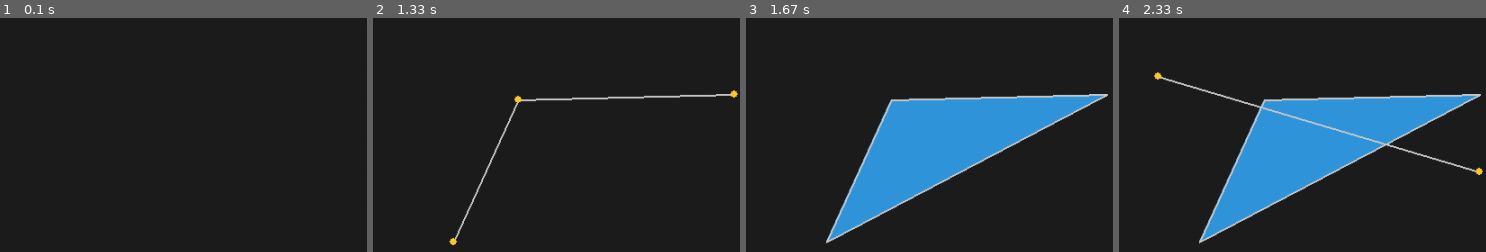
Above: before the commit, frames 1-4 (left to right).
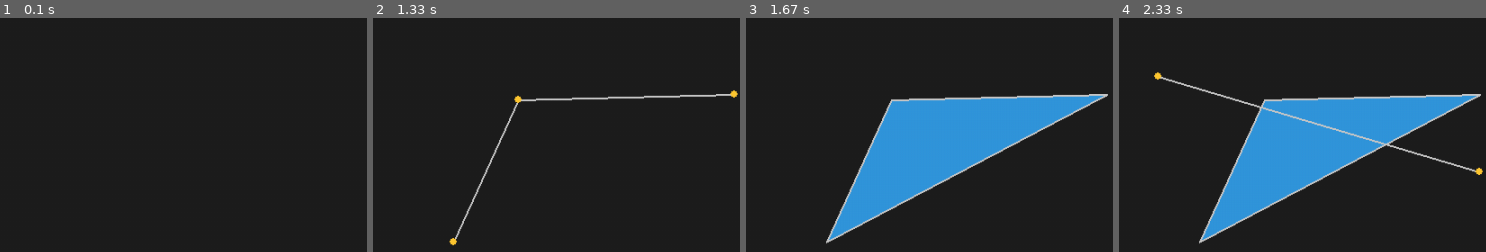
Above: after the commit, the same moments.

Repository: arkenidar/pygame-polygons
Game: pygame game, started from polygon_draw.py
Same seed, same stepped clock (60 frames per second), same inputs: the game is played once before the commit and once after it.
Inputs (mouse positions are % of the whole screen's width and height, from its top left):
- Up to frame 1 (0.1 s): no input
- Up to frame 2 (1.33 s): click (61, 66) at 0.38 s; click (31, 67) at 0.72 s; click (22, 98) at 1.05 s
- Up to frame 3 (1.67 s): right-click (32, 40) at 1.38 s
- Up to frame 4 (2.33 s): click (17, 62) at 1.72 s; click (60, 83) at 2.05 s
The pictures show only the part of the screen within x 11-61%, y 50-100%; the shares and areas given below are measured in that part.

Frames 1-2 are identical in both runs. In frame 3, 0.2% of the frame differs, in the area x 21-40%, y 35-96%; in frame 4, 0.2%.

Commit message:
[ polygon draw by PIP ] Implement sampling-based polygon filling using point-in-concave-polygon test

Diff:
--- a/polygon_draw.py
+++ b/polygon_draw.py
@@ -1,6 +1,7 @@
 import pygame
 import sys
 from typing import List, Tuple
+from polygon_point_pip import is_point_in_concave_polygon
 
 WIDTH, HEIGHT = 1000, 700
 BG_COLOR = (30, 30, 30)
@@ -13,6 +14,38 @@
     font = pygame.font.SysFont(None, font_size)
     img = font.render(text, True, color)
     surface.blit(img, pos)
+
+
+def draw_filled_polygon_by_sampling(surface, polygon: List[Tuple[int, int]], color: Tuple[int, int, int], sample_step: int = 1) -> None:
+    """Fill a polygon by testing each point in its bounding box with a PIP test.
+
+    This is intentionally simple and brute-force: it iterates over the integer
+    coordinates inside the polygon's bounding box and sets pixels where the
+    provided point-in-polygon test returns True.
+
+    Args:
+        surface: Pygame surface to draw onto.
+        polygon: list of (x, y) vertex tuples.
+        color: RGB color tuple.
+        sample_step: step in pixels for sampling (1 = every pixel, >1 = faster/coarser).
+    """
+    if not polygon:
+        return
+
+    xs = [p[0] for p in polygon]
+    ys = [p[1] for p in polygon]
+    min_x = max(min(xs), 0)
+    max_x = max(min(max(xs), surface.get_width() - 1), min_x)
+    min_y = max(min(ys), 0)
+    max_y = max(min(max(ys), surface.get_height() - 1), min_y)
+
+    # Access pixel-setting once per surface for speed
+    set_at = surface.set_at
+
+    for y in range(min_y, max_y + 1, sample_step):
+        for x in range(min_x, max_x + 1, sample_step):
+            if is_point_in_concave_polygon((x, y), polygon):
+                set_at((x, y), color)
 
 
 def main():
@@ -64,7 +97,10 @@
         # draw filled polygons
         for poly in polygons:
             if len(poly) >= 3:
-                pygame.draw.polygon(screen, FILL_COLOR, poly)
+                # Use sampling-based fill when polygon area is small-to-medium.
+                # For very large polygons this is slow; sample_step can be
+                # increased to speed up the operation at the cost of quality.
+                draw_filled_polygon_by_sampling(screen, poly, FILL_COLOR, sample_step=1)
                 pygame.draw.polygon(screen, LINE_COLOR, poly, width=2)
 
         # current polygon: lines and points
